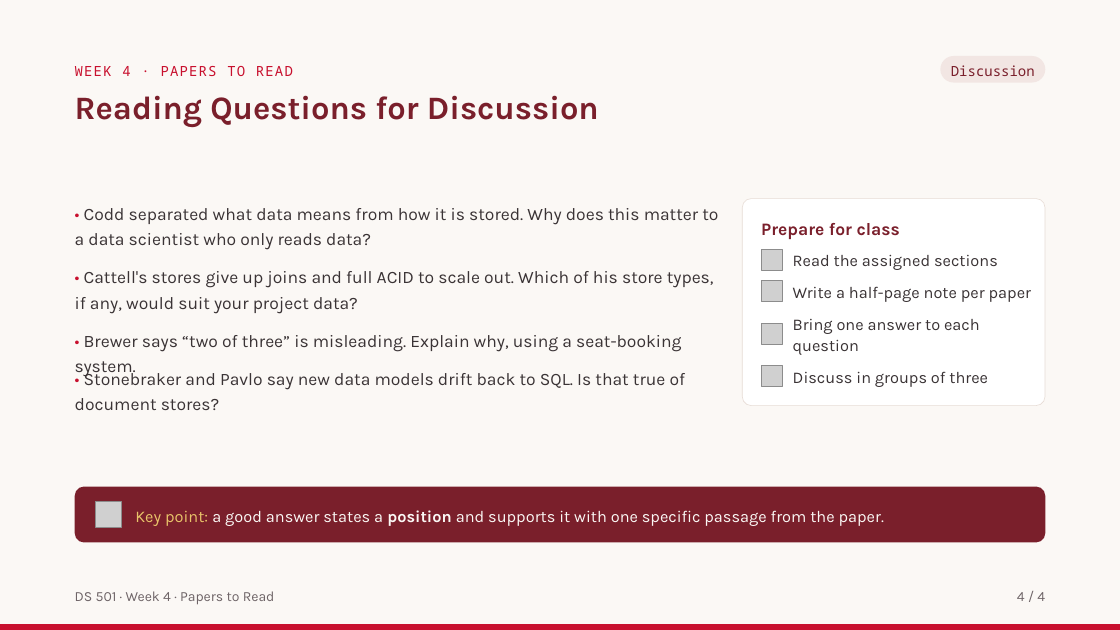
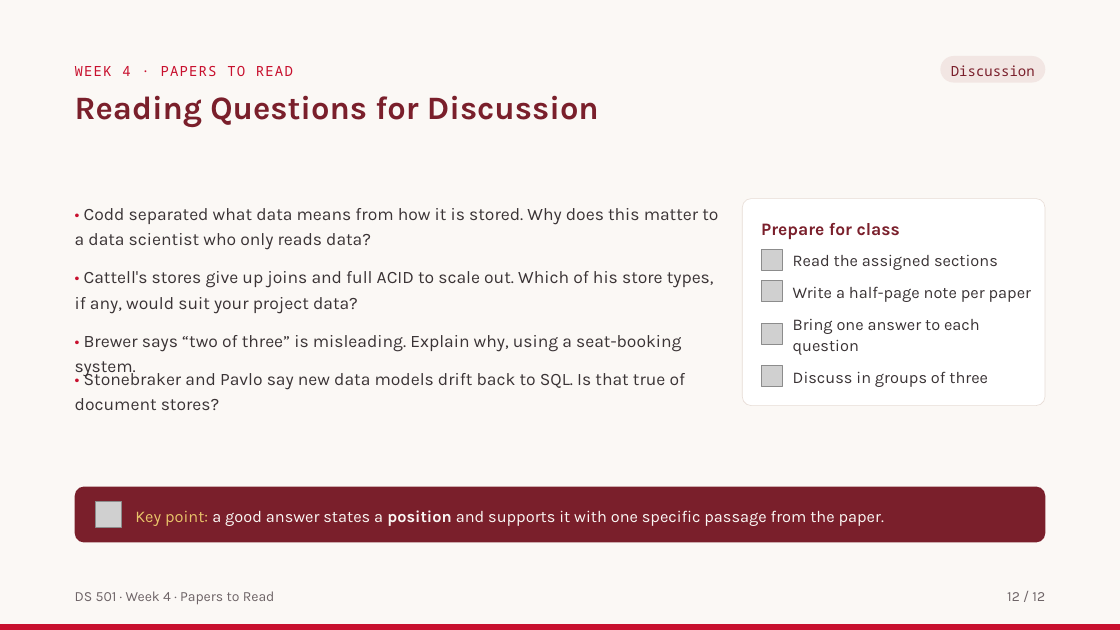
Before and after one commit to afnhsn-ibu/ds501, a slide deck: slide 70 of docs/slides/DS501_W04_Databases_and_SQL.pptx (slide 62 before the commit). Drawn at 1120x630 pixels with LibreOffice and Linux fonts; fonts in the diff are those of the drawing; grey boxes stand for pictures. Boxes give left, top, right and bottom in pixels: in the first picture for what was removed or moved away, otherwise in the second. Text is boxed around its words. In the diff, an @@ line names an element or a change of style, - is before the commit and + after.

```diff
--- a/docs/slides/DS501_W04_Databases_and_SQL.pptx
+++ b/docs/slides/DS501_W04_Databases_and_SQL.pptx
@@ text at (1007, 592, 1045, 601): text changed @@
-4 / 4
+12 / 12
```
Also in this commit, not shown: 2 other slides changed, 8 slides added, 23 other files.
